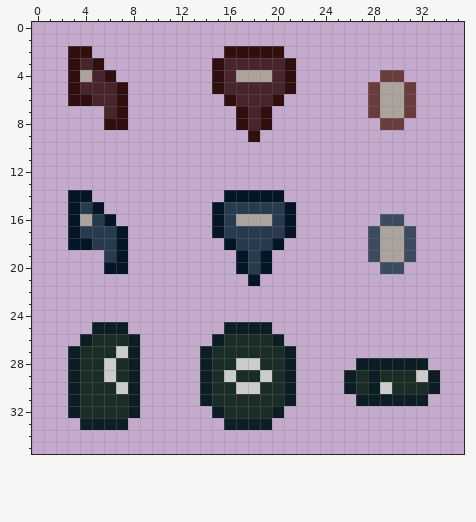
File history of a pixel-art sprite, Assets/Sprites/UI/Player_Body_Greyed.png. Above: the version before the commit.
The file is 36x36 pixels. Pixels under 10% opacity are left out.
Now the later version:
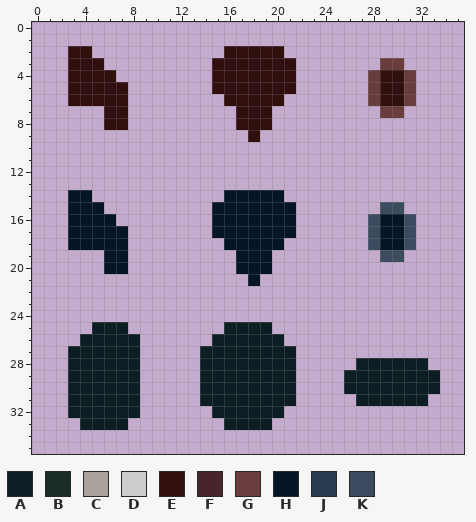
Palette (. is transparent): A #0c1e23  B #192d26  C #aca39d  D #cccccc  E #310f0f  F #48242c  G #693c3e  H #041526  J #283a4e  K #3d4b61
Commit message: PARTS GREY FIX
The edit:
@@ x 0..35 @@
  2 ...EE...........EEEEE...............
- 3 ...EFE.........EFFFFFE..............
- 4 ...ECFE........EFCCCFE.......GG.....
- 5 ...EFFFE.......EFFFFFE......GCCG....
- 6 ...EEFFE........EFFFE.......GCCG....
- 7 ......FE.........EFE........GCCG....
- 8 ......EE.........EFE.........GG.....
+ 3 ...EEE.........EEEEEEE.......GG.....
+ 4 ...EEEE........EEEEEEE......GEEG....
+ 5 ...EEEEE.......EEEEEEE......GEEG....
+ 6 ...EEEEE........EEEEE.......GEEG....
+ 7 ......EE.........EEE.........GG.....
+ 8 ......EE.........EEE................
  9 ..................E.................
@@ x 0..35 @@
 14 ...HH...........HHHHH...............
-15 ...HJH.........HJJJJJH..............
-16 ...HCJH........HJCCCJH.......KK.....
-17 ...HJJJH.......HJJJJJH......KCCK....
-18 ...HHJJH........HJJJH.......KCCK....
-19 ......JH.........HJH........KCCK....
-20 ......HH.........HJH.........KK.....
+15 ...HHH.........HHHHHHH.......KK.....
+16 ...HHHH........HHHHHHH......KHHK....
+17 ...HHHHH.......HHHHHHH......KHHK....
+18 ...HHHHH........HHHHH.......KHHK....
+19 ......HH.........HHH.........KK.....
+20 ......HH.........HHH................
 21 ..................H.................
@@ x 0..35 @@
 25 .....AAA........AAAA................
-26 ....ABBBA......ABBBBA...............
-27 ...ABBBDA.....ABBBBBBA..............
-28 ...ABBDBA.....ABBDDBBA.....AAAAAA...
-29 ...ABBDBA.....ABDBBDBA....ABABBBDA..
-30 ...ABBBDA.....ABBDDBBA....ABADBBBA..
-31 ...ABBBBA.....ABBBBBBA.....AAAAAA...
-32 ...ABBBBA......ABBBBA...............
+26 ....AAAAA......AAAAAA...............
+27 ...AAAAAA.....AAAAAAAA..............
+28 ...AAAAAA.....AAAAAAAA.....AAAAAA...
+29 ...AAAAAA.....AAAAAAAA....AAAAAAAA..
+30 ...AAAAAA.....AAAAAAAA....AAAAAAAA..
+31 ...AAAAAA.....AAAAAAAA.....AAAAAA...
+32 ...AAAAAA......AAAAAA...............
 33 ....AAAA........AAAA................
